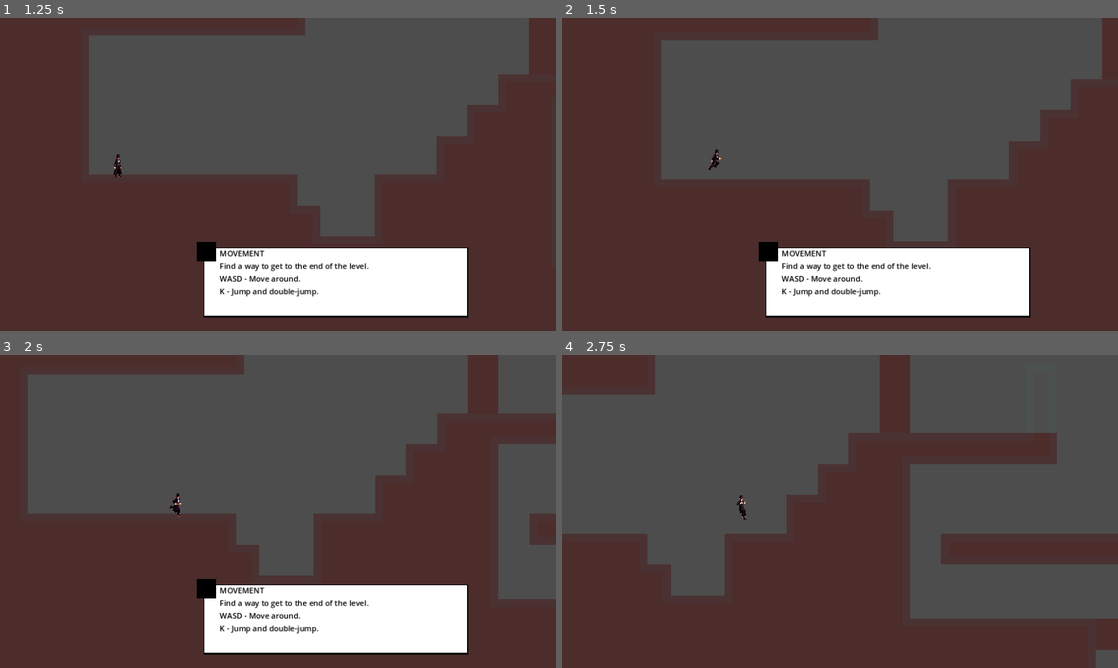
Above: before the commit, frames 1-4 (two rows, left to right).
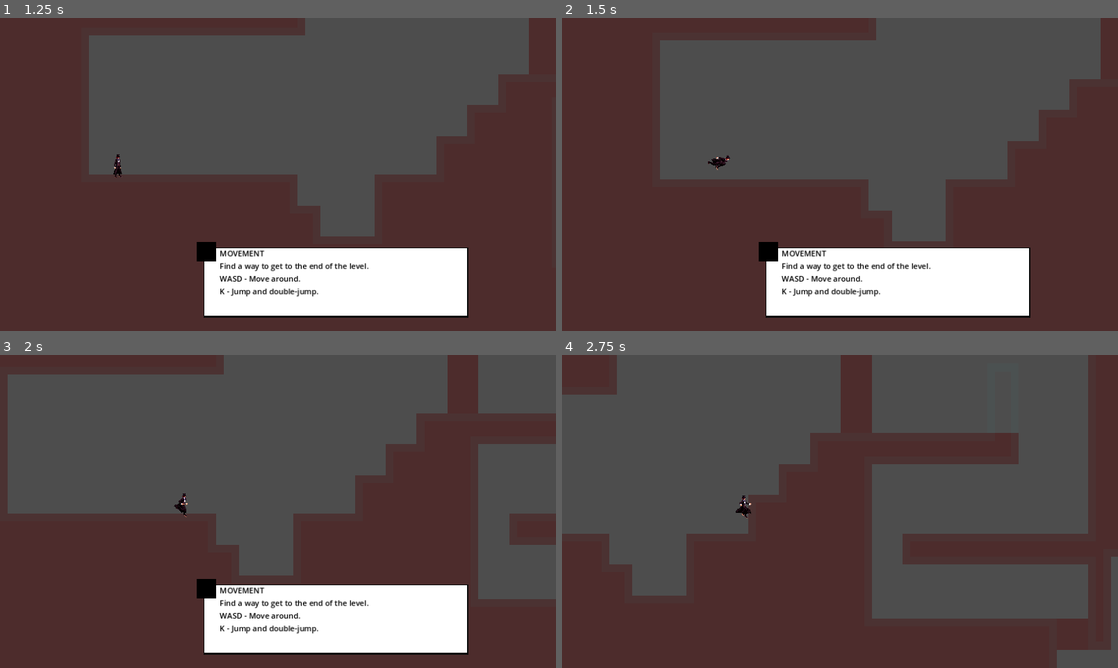
Above: after the commit, the same moments.

Repository: gogwilt/secrets-game-jam
Game: Godot game, scene res://main.tscn
Same seed, same stepped clock (60 frames per second), same inputs: the game is played once before the commit and once after it.
Inputs:
- Up to frame 1 (1.25 s): click "The Duchess (Level 1)" at 0.5 s
- Up to frame 2 (1.5 s): hold D (move_right) from 1.28 s (still down); hold Space (jump) from 1.28 s (still down); tap L (boost) at 1.35 s
- Up to frame 3 (2 s): keep holding D (move_right); keep holding Space (jump)
- Up to frame 4 (2.75 s): keep holding D (move_right); release Space (jump) at 2.03 s; tap Space (jump) at 2.1, 2.27, 2.57 s; tap L (boost) at 2.3 s

Frame 1 is identical in both runs. In frame 2, 0.5% of the frame differs, in the area x 17-98%, y 0-72%; in frame 3, 8.1%; in frame 4, 18%, in the area x 8-100%, y 0-100%.

Commit message:
Player animation updates and boost animation

Diff:
--- a/player/player.gd
+++ b/player/player.gd
@@ -28,7 +28,7 @@
 const AIR_TOP_SPEED = 250.0
 
 const BOOST_SPEED_CHARGED = 750.0
-const BOOST_SPEED_UNCHARGED = 400.0
+const BOOST_SPEED_UNCHARGED = 500.0
 const BOOST_TIME_CHARGED = 1.0
 const BOOST_TIME_UNCHARGED = 0.2
 
@@ -90,12 +90,34 @@
 
 func animate_idle() -> void:
 	$AnimatedSprite2D.play("default")
+	$AnimatedSprite2D.rotation = 0
 
 func animate_jump_up() -> void:
 	$AnimatedSprite2D.play("jump_up")
+	$AnimatedSprite2D.rotation = 0
 
 func animate_jump_down() -> void:
 	$AnimatedSprite2D.play("jump_down")
+	$AnimatedSprite2D.rotation = 0
 
 func animate_run() -> void:
 	$AnimatedSprite2D.play("run")
+	$AnimatedSprite2D.rotation = 0
+
+func animate_boost() -> void:
+	$AnimatedSprite2D.play("boost")
+	$AnimatedSprite2D.rotation = 0
+
+func animate_boost_up() -> void:
+	$AnimatedSprite2D.play("boost")
+	if current_direction > 0:
+		$AnimatedSprite2D.rotation = PI / 2 * 3
+	else:
+		$AnimatedSprite2D.rotation = PI / 2
+
+func animate_boost_down() -> void:
+	$AnimatedSprite2D.play("boost")
+	if current_direction > 0:
+		$AnimatedSprite2D.rotation = PI / 2
+	else:
+		$AnimatedSprite2D.rotation = PI / 2 * 3
--- a/player/player.tscn
+++ b/player/player.tscn
@@ -11,62 +11,85 @@
 [sub_resource type="RectangleShape2D" id="RectangleShape2D_6ngxk"]
 size = Vector2(18, 36.875)
 
+[sub_resource type="AtlasTexture" id="AtlasTexture_217ht"]
+atlas = ExtResource("3_7lr0j")
+region = Rect2(512, 384, 128, 128)
+
+[sub_resource type="AtlasTexture" id="AtlasTexture_knvsh"]
+atlas = ExtResource("3_7lr0j")
+region = Rect2(0, 512, 128, 128)
+
 [sub_resource type="AtlasTexture" id="AtlasTexture_v4ee6"]
 atlas = ExtResource("3_7lr0j")
 region = Rect2(128, 0, 128, 128)
 
-[sub_resource type="AtlasTexture" id="AtlasTexture_qj4y0"]
-atlas = ExtResource("3_7lr0j")
-region = Rect2(128, 384, 128, 128)
-
-[sub_resource type="AtlasTexture" id="AtlasTexture_vsr2m"]
+[sub_resource type="AtlasTexture" id="AtlasTexture_d1tnd"]
+atlas = ExtResource("3_7lr0j")
+region = Rect2(384, 256, 128, 128)
+
+[sub_resource type="AtlasTexture" id="AtlasTexture_2sytv"]
+atlas = ExtResource("3_7lr0j")
+region = Rect2(512, 256, 128, 128)
+
+[sub_resource type="AtlasTexture" id="AtlasTexture_ao8v8"]
+atlas = ExtResource("3_7lr0j")
+region = Rect2(0, 256, 128, 128)
+
+[sub_resource type="AtlasTexture" id="AtlasTexture_n5xe2"]
+atlas = ExtResource("3_7lr0j")
+region = Rect2(128, 256, 128, 128)
+
+[sub_resource type="AtlasTexture" id="AtlasTexture_x4jo4"]
 atlas = ExtResource("3_7lr0j")
 region = Rect2(256, 256, 128, 128)
 
-[sub_resource type="AtlasTexture" id="AtlasTexture_sv5vp"]
-atlas = ExtResource("3_7lr0j")
-region = Rect2(384, 256, 128, 128)
-
-[sub_resource type="AtlasTexture" id="AtlasTexture_0d8oj"]
-atlas = ExtResource("3_7lr0j")
-region = Rect2(0, 384, 128, 128)
-
-[sub_resource type="AtlasTexture" id="AtlasTexture_sbx1c"]
+[sub_resource type="AtlasTexture" id="AtlasTexture_harjb"]
 atlas = ExtResource("3_7lr0j")
 region = Rect2(384, 0, 128, 128)
 
-[sub_resource type="AtlasTexture" id="AtlasTexture_mcxal"]
+[sub_resource type="AtlasTexture" id="AtlasTexture_7rcfw"]
+atlas = ExtResource("3_7lr0j")
+region = Rect2(512, 0, 128, 128)
+
+[sub_resource type="AtlasTexture" id="AtlasTexture_w2jwn"]
 atlas = ExtResource("3_7lr0j")
 region = Rect2(0, 128, 128, 128)
 
-[sub_resource type="AtlasTexture" id="AtlasTexture_h2nsl"]
+[sub_resource type="AtlasTexture" id="AtlasTexture_03m3g"]
 atlas = ExtResource("3_7lr0j")
 region = Rect2(128, 128, 128, 128)
 
-[sub_resource type="AtlasTexture" id="AtlasTexture_r6oin"]
+[sub_resource type="AtlasTexture" id="AtlasTexture_682dn"]
 atlas = ExtResource("3_7lr0j")
 region = Rect2(256, 128, 128, 128)
 
-[sub_resource type="AtlasTexture" id="AtlasTexture_ldqvt"]
+[sub_resource type="AtlasTexture" id="AtlasTexture_kumsu"]
 atlas = ExtResource("3_7lr0j")
 region = Rect2(384, 128, 128, 128)
 
-[sub_resource type="AtlasTexture" id="AtlasTexture_n6ihx"]
+[sub_resource type="AtlasTexture" id="AtlasTexture_jhike"]
+atlas = ExtResource("3_7lr0j")
+region = Rect2(512, 128, 128, 128)
+
+[sub_resource type="AtlasTexture" id="AtlasTexture_pnxe8"]
 atlas = ExtResource("3_7lr0j")
 region = Rect2(0, 256, 128, 128)
-
-[sub_resource type="AtlasTexture" id="AtlasTexture_ngh37"]
-atlas = ExtResource("3_7lr0j")
-region = Rect2(128, 256, 128, 128)
-
-[sub_resource type="AtlasTexture" id="AtlasTexture_u8byv"]
-atlas = ExtResource("3_7lr0j")
-region = Rect2(256, 256, 128, 128)
 
 [sub_resource type="SpriteFrames" id="SpriteFrames_3tl73"]
 animations = [{
 "frames": [{
 "duration": 1.0,
+"texture": SubResource("AtlasTexture_217ht")
+}, {
+"duration": 1.0,
+"texture": SubResource("AtlasTexture_knvsh")
+}],
+"loop": true,
+"name": &"boost",
+"speed": 5.0
+}, {
+"frames": [{
+"duration": 1.0,
 "texture": SubResource("AtlasTexture_v4ee6")
 }],
 "loop": true,
@@ -75,7 +98,10 @@
 }, {
 "frames": [{
 "duration": 1.0,
-"texture": SubResource("AtlasTexture_qj4y0")
+"texture": SubResource("AtlasTexture_d1tnd")
+}, {
+"duration": 1.0,
+"texture": SubResource("AtlasTexture_2sytv")
 }],
 "loop": true,
 "name": &"jump_down",
@@ -83,13 +109,13 @@
 }, {
 "frames": [{
 "duration": 1.0,
-"texture": SubResource("AtlasTexture_vsr2m")
-}, {
-"duration": 1.0,
-"texture": SubResource("AtlasTexture_sv5vp")
-}, {
-"duration": 1.0,
-"texture": SubResource("AtlasTexture_0d8oj")
+"texture": SubResource("AtlasTexture_ao8v8")
+}, {
+"duration": 1.0,
+"texture": SubResource("AtlasTexture_n5xe2")
+}, {
+"duration": 1.0,
+"texture": SubResource("AtlasTexture_x4jo4")
 }],
 "loop": false,
 "name": &"jump_up",
@@ -97,28 +123,28 @@
 }, {
 "frames": [{
 "duration": 1.0,
-"texture": SubResource("AtlasTexture_sbx1c")
-}, {
-"duration": 1.0,
-"texture": SubResource("AtlasTexture_mcxal")
-}, {
-"duration": 1.0,
-"texture": SubResource("AtlasTexture_h2nsl")
-}, {
-"duration": 1.0,
-"texture": SubResource("AtlasTexture_r6oin")
-}, {
-"duration": 1.0,
-"texture": SubResource("AtlasTexture_ldqvt")
-}, {
-"duration": 1.0,
-"texture": SubResource("AtlasTexture_n6ihx")
-}, {
-"duration": 1.0,
-"texture": SubResource("AtlasTexture_ngh37")
-}, {
-"duration": 1.0,
-"texture": SubResource("AtlasTexture_u8byv")
+"texture": SubResource("AtlasTexture_harjb")
+}, {
+"duration": 1.0,
+"texture": SubResource("AtlasTexture_7rcfw")
+}, {
+"duration": 1.0,
+"texture": SubResource("AtlasTexture_w2jwn")
+}, {
+"duration": 1.0,
+"texture": SubResource("AtlasTexture_03m3g")
+}, {
+"duration": 1.0,
+"texture": SubResource("AtlasTexture_682dn")
+}, {
+"duration": 1.0,
+"texture": SubResource("AtlasTexture_kumsu")
+}, {
+"duration": 1.0,
+"texture": SubResource("AtlasTexture_jhike")
+}, {
+"duration": 1.0,
+"texture": SubResource("AtlasTexture_pnxe8")
 }],
 "loop": true,
 "name": &"run",
@@ -167,9 +193,7 @@
 position = Vector2(1.42109e-14, -18)
 scale = Vector2(0.4, 0.4)
 sprite_frames = SubResource("SpriteFrames_3tl73")
-animation = &"run"
-frame = 4
-frame_progress = 0.713532
+animation = &"boost"
 
 [node name="StateMachine" parent="." instance=ExtResource("3_v4sdo")]
 
--- a/player/states/boost_state.gd
+++ b/player/states/boost_state.gd
@@ -19,8 +19,12 @@
 	else:
 		player.velocity = Vector2(speed * player.current_direction, 0)
 
-	# TODO Special boost animation
-	player.animate_jump_up()
+	if abs(player.velocity.angle_to(Vector2.UP)) < PI / 8:
+		player.animate_boost_up()
+	elif abs(player.velocity.angle_to(Vector2.DOWN)) < PI / 8:
+		player.animate_boost_down()
+	else:
+		player.animate_boost()
 
 func exit() -> void:
 	$Timer.stop()
Binary file changed: assets/generated-sprite.png
Not shown: 1 places in player/player.tscn that only renumber resources
